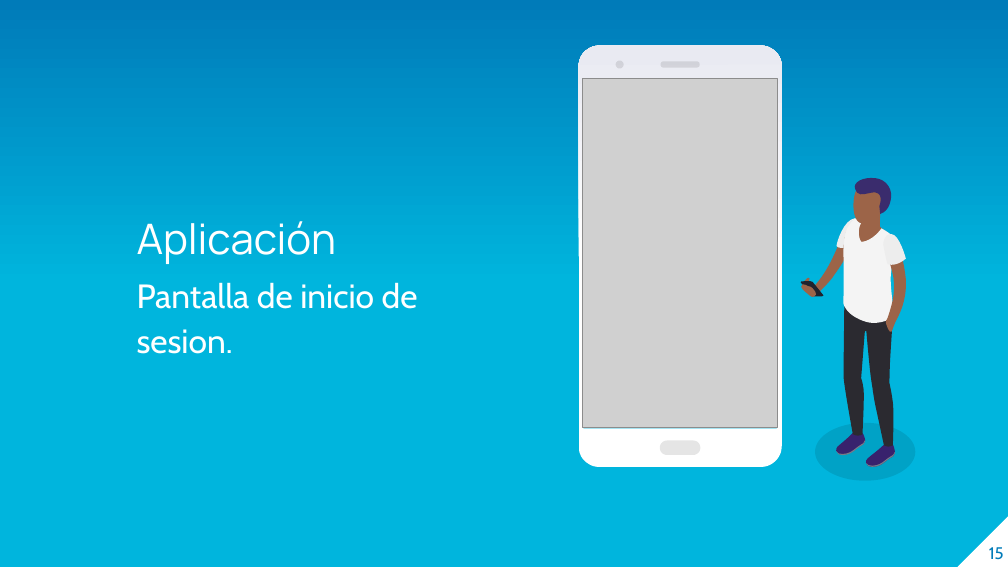
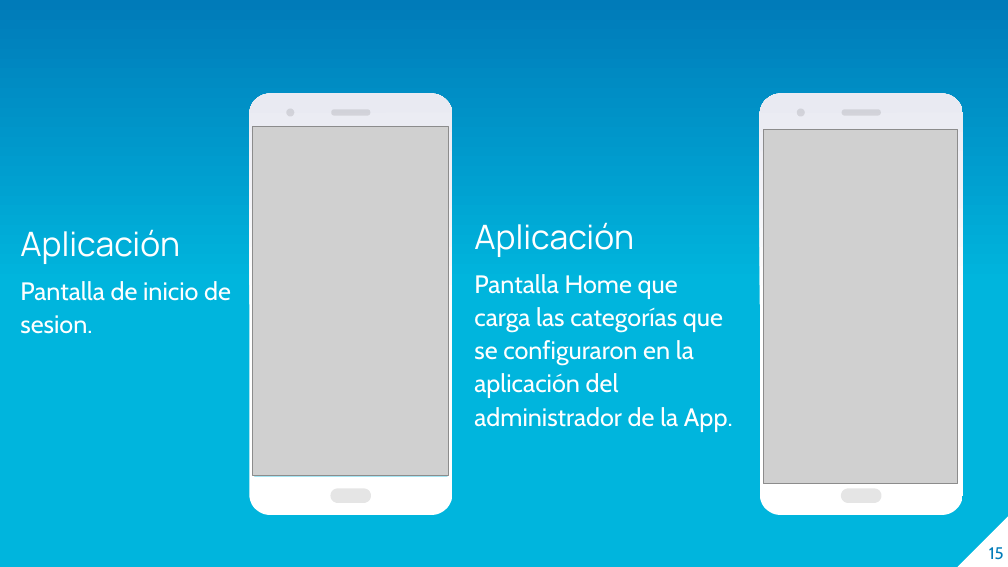
Before and after one commit to lcoronelcosta/integradora, a slide deck: slide 15 of Segundo Borrador - Luis Coronel.pptx. Drawn at 1008x567 pixels with LibreOffice and Linux fonts; fonts in the diff are those of the drawing; grey boxes stand for pictures. Boxes give left, top, right and bottom in pixels: in the first picture for what was removed or moved away, otherwise in the second. Text is boxed around its words. In the diff, an @@ line names an element or a change of style, - is before the commit and + after.

```diff
--- a/Segundo Borrador - Luis Coronel.pptx
+++ b/Segundo Borrador - Luis Coronel.pptx
@@ 4 freeform shapes, 1 picture: place and size @@
-4 freeform shapes, 1 picture at [579,45,782,467]
+4 freeform shapes, 1 picture at [249,94,453,515]
@@ freeform shape added at [760,94,964,515], fill gradient #FFFFFF to #E9EAF2 @@
@@ freeform shape added at [796,109,804,117], fill #000000 at 10% opacity @@
@@ freeform shape added at [842,110,881,116], fill #000000 at 10% opacity @@
@@ picture added at [763,129,958,484] @@
@@ text "Aplicación": place and size @@
-text "Aplicación" at [137,221,418,354]
+text "Aplicación" at [20,229,231,334]
@@ text "Aplicación" at [20,229,231,334]: size 30 to 24 pt in "Aplicación"; size 24 to 18 pt in "Pantalla de inicio de sesion." @@
@@ text added at [474,222,733,432], 18 pt, text #FFFFFF @@
+Aplicación
+Pantalla Home que carga las categorías que se configuraron en la aplicación del administrador de la App.
@@ group removed at [800,178,906,467]: 15 freeform shapes @@
@@ freeform shape: place and size @@
-freeform shape at [815,423,915,481]
+freeform shape at [841,489,881,503]
```
Also in this commit, not shown: 13 other slides changed, 1 slide added, 2 slides removed, 5 other files.
